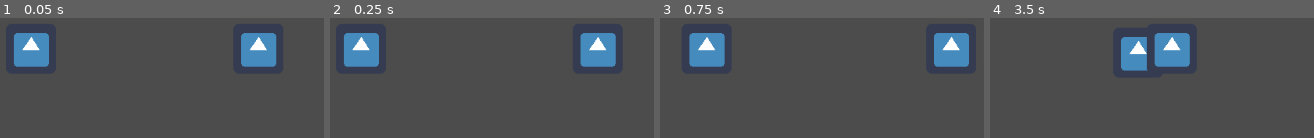
Above: before the commit, frames 1-4 (left to right).
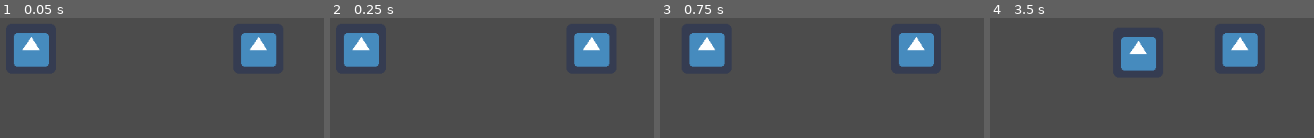
Above: after the commit, the same moments.

Repository: GustavoHBO/GameJam
Game: Godot game, scene res://scene/World.tscn
Same seed, same stepped clock (60 frames per second), same inputs: the game is played once before the commit and once after it. The engine's default icon, where the game draws it, is replaced by a stand-in: a white triangle on a blue panel in a dark square.
Inputs:
- Up to frame 1 (0.05 s): no input
- Up to frame 2 (0.25 s): no input
- Up to frame 3 (0.75 s): hold Right (ui_right) from 0.53 s (still down)
- Up to frame 4 (3.5 s): release Right (ui_right) at 1.28 s; hold Down (ui_down) 1.28-2.03 s; hold Right (ui_right) 2.03-2.78 s; hold Up (ui_up) from 2.78 s (still down)

Frame 1 is identical in both runs. In frame 2, 1.6% of the frame differs, in the area x 75-89%, y 12-41%; in frame 3, 6.1%; in frame 4, 6.8%, in the area x 48-83%, y 12-45%.

Commit message:
Movimentação horizontal e vertical

Diff:
--- a/Projeto_Godot/script/seguranca/seguranca.gd
+++ b/Projeto_Godot/script/seguranca/seguranca.gd
@@ -1,20 +1,25 @@
 extends StaticBody2D
 
 var pos_inicial
-var pos_esquerda
-var pos_direita
+var pos_1
+var pos_2
 
-var dist_esquerda = 100
-var dist_direita = 50
+var orientacao = true # true para horizontal, false para vertical
+
+var dist_1 = 10
+var dist_2 = 10
 
 var direcao = 0 # direção 0 faz com que o lado da movimentação seja sorteado, 1 move para direita, 2 para a esquerda
 
 var velocidade = 1
 
 func _ready():
-	pos_inicial = $".".position.x
-	pos_esquerda = pos_inicial - dist_esquerda
-	pos_direita = pos_inicial + dist_direita
+	if orientacao:
+		pos_inicial = $".".position.x
+	else:
+		pos_inicial = $".".position.y
+	pos_1 = pos_inicial + dist_1
+	pos_2 = pos_inicial - dist_2
 
 func _process(delta):
 	if direcao == 0:
@@ -23,12 +28,16 @@
 		else:
 			direcao = 2
 	if direcao == 1:
-		if $".".position.x <= pos_direita:
+		if $".".position.x <= pos_1 && orientacao:
 			$".".position.x += velocidade
+		elif $".".position.y <= pos_1 && !orientacao:
+			$".".position.y += velocidade
 		else:
 			direcao = 2
 	if direcao == 2:
-		if $".".position.x >= pos_esquerda:
+		if $".".position.x >= pos_2 && orientacao:
 			$".".position.x -= velocidade
+		elif $".".position.y >= pos_2 && !orientacao:
+			$".".position.y -= velocidade
 		else:
 			direcao = 1
